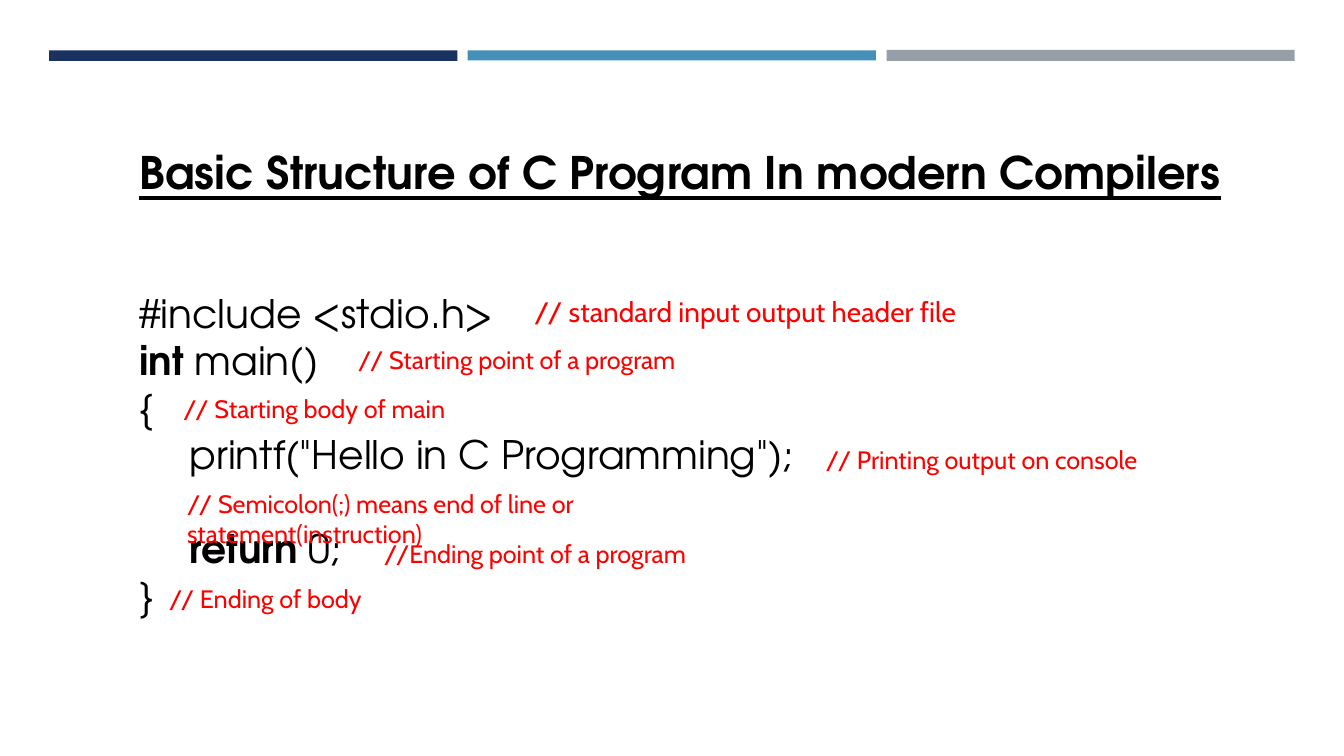
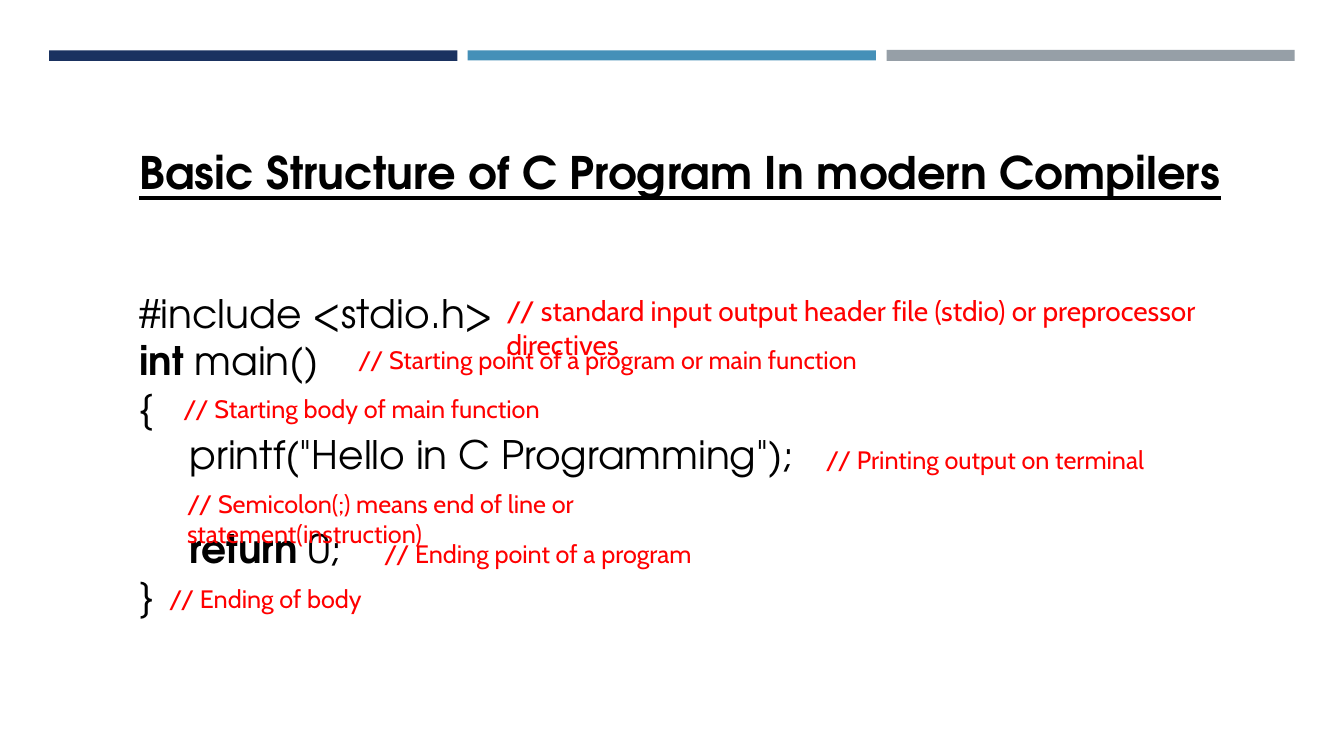
Before and after one commit to amantiwari8861/C_Batch_11_to_12, a slide deck: slide 16 of 01-Introduction_to_C/Notes/C Programming.pptx (slide 11 before the commit). Drawn at 1344x756 pixels with LibreOffice and Linux fonts; fonts in the diff are those of the drawing. Boxes give left, top, right and bottom in pixels: in the first picture for what was removed or moved away, otherwise in the second. Text is boxed around its words. In the diff, an @@ line names an element or a change of style, - is before the commit and + after.

```diff
--- a/01-Introduction_to_C/Notes/C Programming.pptx
+++ b/01-Introduction_to_C/Notes/C Programming.pptx
@@ text at box(507, 300, 1196, 361): text changed @@
-// standard input output header file
+// standard input output header file (stdio) or preprocessor directives
@@ text at box(389, 349, 857, 376): text changed @@
-// Starting point of a program
+// Starting point of a program or main function
@@ text at box(214, 399, 540, 424): text changed @@
-// Starting body of main
+// Starting body of main function
@@ text at box(857, 450, 1144, 475): text changed @@
-// Printing output on console
+// Printing output on terminal
@@ text at box(415, 542, 691, 569): spaces changed @@
-//Ending point of a program
+// Ending point of a program
```
Also in this commit, not shown: 6 other slides changed, 5 slides added, 1 slide removed, 20 other files.
